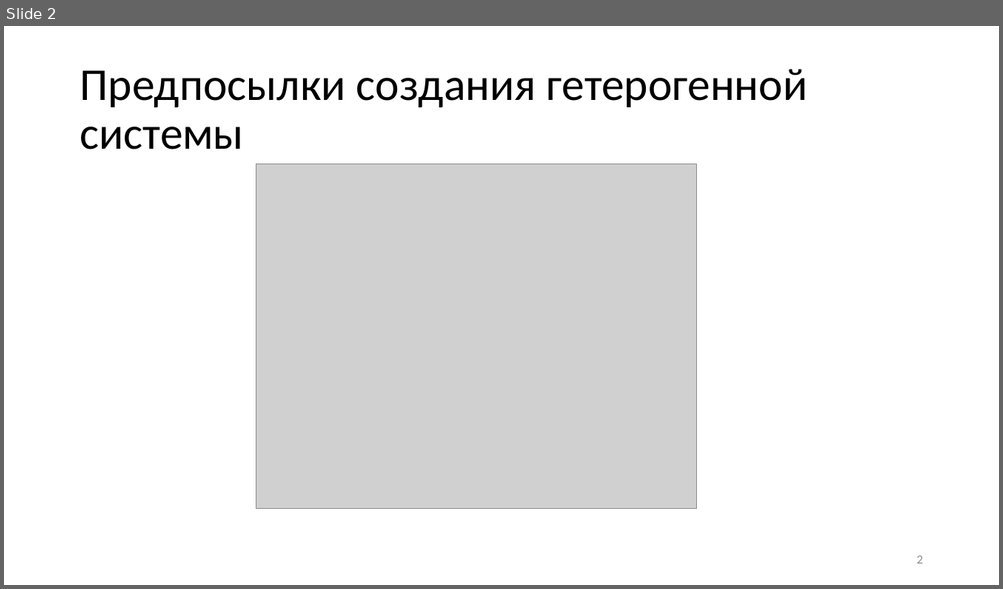
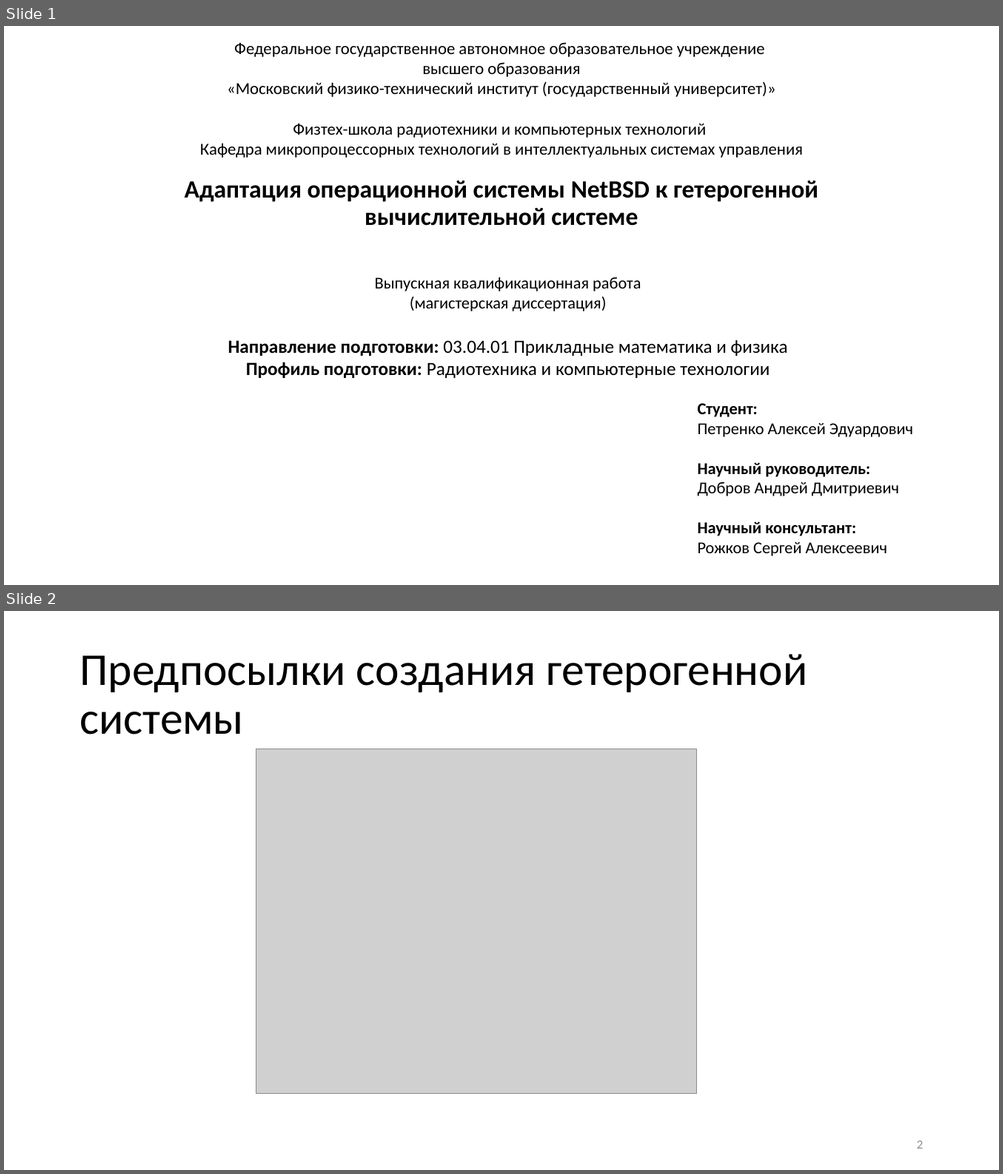
Before and after one commit to masterCopipaster/mag_diploma, a slide deck: Адаптация Операционной системы NetBSD к гетерогенной вычислительной системе.pptx. Shown one above the other, each under a label of ours: slide 2 before the commit, slides 1 and 2 after it. The pictures are 1003x589 and 1003x1174 pixels, drawn with LibreOffice and Linux fonts; fonts in the diff are those of the drawing; grey boxes stand for pictures. Boxes give left, top, right and bottom in pixels: in the first picture for what was removed or moved away, otherwise in the second. Text is boxed around its words. In the diff, an @@ line names an element or a change of style, - is before the commit and + after.

```diff
--- a/Адаптация Операционной системы NetBSD к гетерогенной вычислительной системе.pptx
+++ b/Адаптация Операционной системы NetBSD к гетерогенной вычислительной системе.pptx
@@ slide 1 added at (x1=4, y1=26, x2=999, y2=585), background #FFFFFF @@
@@ title added at (x1=200, y1=42, x2=803, y2=158), 16.2 pt, text #000000 @@
+Федеральное государственное автономное образовательное учреждение
+высшего образования
+«Московский физико-технический институт (государственный университет)»
+Физтех-школа радиотехники и компьютерных технологий
+Кафедра микропроцессорных технологий в интеллектуальных системах управления
@@ subtitle added at (x1=185, y1=181, x2=818, y2=226), 24 pt, text #000000, bold @@
+Адаптация операционной системы NetBSD к гетерогенной вычислительной системе
@@ text added at (x1=228, y1=277, x2=788, y2=378), 18 pt, text #000000 @@
+Выпускная квалификационная работа
+(магистерская диссертация)
+Направление подготовки: 03.04.01 Прикладные математика и физика
+Профиль подготовки: Радиотехника и компьютерные технологии
@@ text added at (x1=697, y1=403, x2=913, y2=557), 16 pt, text #000000 @@
+Студент:
+Петренко Алексей Эдуардович
+Научный руководитель:
+Добров Андрей Дмитриевич
+Научный консультант:
+Рожков Сергей Алексеевич
```
Also in this commit, not shown: 3 slides changed, 4 other slides added, 3 slides removed, 43 other files.
